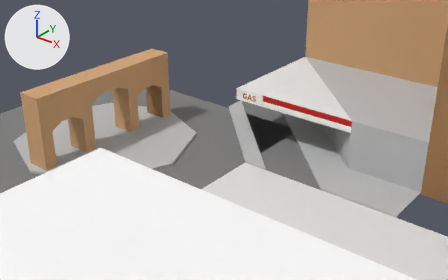
The Blender file assets/models/chunks/arch.blend, before and after one commit.
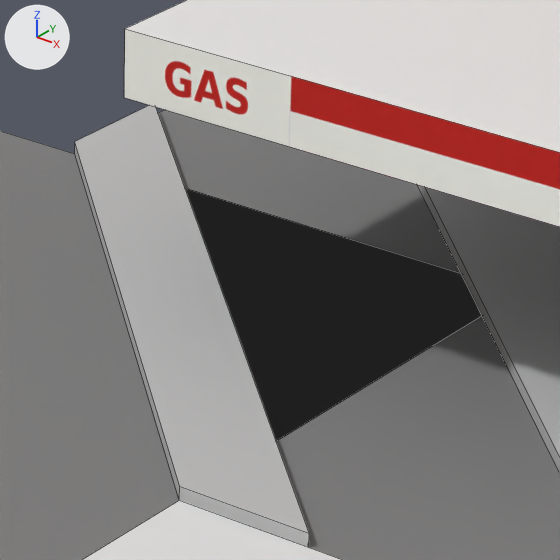
Old and new are each drawn from a 50 mm camera at (38.25, -31.52, 23.38) aimed at (7.74, 6.62, -0.27) and again close up on the part from 48% to 68% of the width and 30% to 61% of the height. The axes (+X, +Y, +Z) are drawn at upper left. The lights are the same throughout. The last two pictures show the newer version. The close-ups show mesh edges as thin lines.

In view in the first close-up: 'Gas', 'Gas Banner', 'Roundabout', 'Wide Road'.
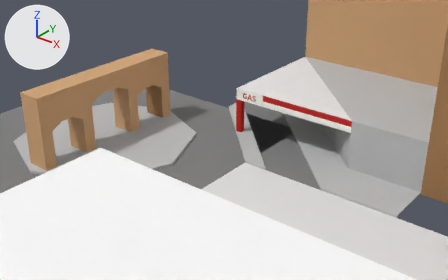
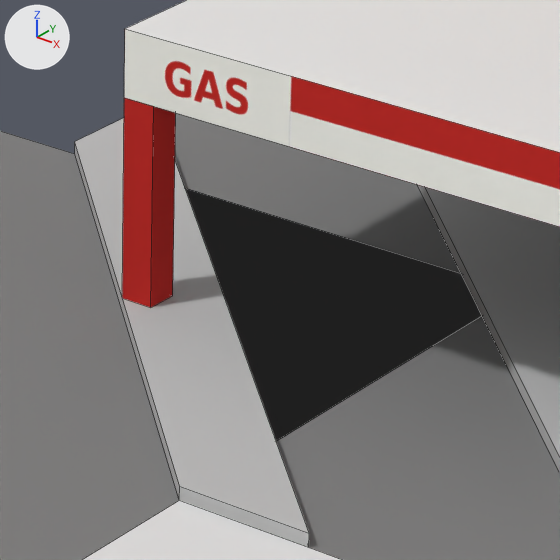
Location of each change, [x1, y1, x2, y2] in pixels of the close-ups (560 x 560 px):
'Gas Column', added (red): after [122, 98, 176, 307]

The change, as a list of edits to the scene's bpy script:
```text
Add mat_red:
    mat_red = principled_material('Red')
    mat_red.base_color = (0.584, 0.0137, 0.00913)  # red #c91f18
    mat_red.roughness = 1.0
Add me_plane_011:
    me_plane_011.from_pydata([(-1.0, -1.0, 0.0), (0.0, -1.0, 0.0), (-1.0, 0.0, 0.0), (0.0, 0.0, 0.0), (-1.0, 0.0, 6.0), (-1.0, -1.0, 6.0), (0.0, -1.0, 6.0), (0.0, 0.0, 6.0)], [], [(3, 2, 4, 7), (0, 1, 6, 5), (1, 3, 7, 6), (2, 0, 5, 4)])
    me_plane_011.materials.append(mat_red)  # red #c91f18
Add ob_gas_column:
    ob_gas_column = bpy.data.objects.new('Gas Column', me_plane_011)
    ob_gas_column.location = (8.5, 8.5, 0.2)
    ob_gas_column.scale = (0.5, 0.5, 0.5)
```
